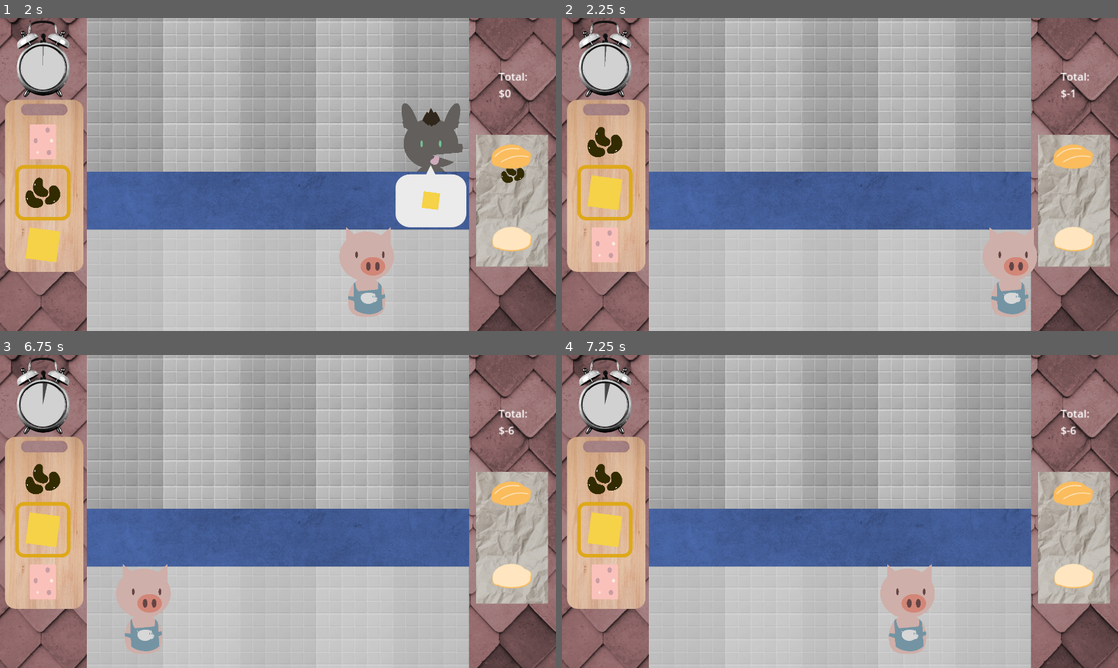
Above: before the commit, frames 1-4 (two rows, left to right).
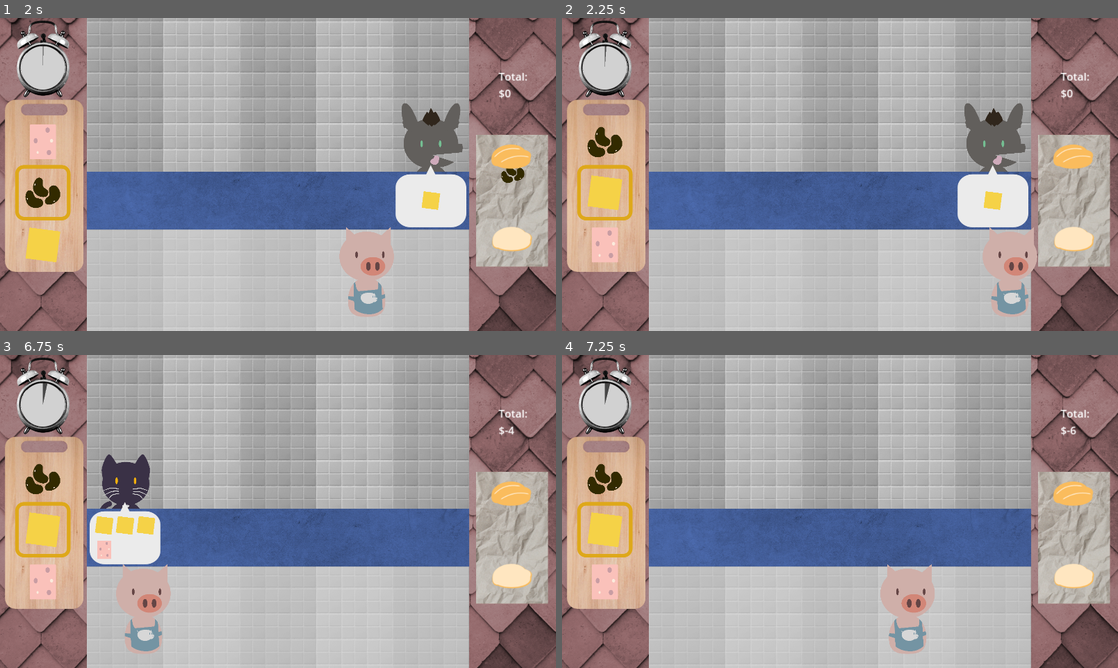
Above: after the commit, the same moments.

Repository: supersweet-dev/dos-de-milanesa
Game: Godot game, scene res://scenes/screens/main_menu.tscn
Same seed, same stepped clock (60 frames per second), same inputs: the game is played once before the commit and once after it.
Inputs:
- Up to frame 1 (2 s): click "ABRIR EL CHANGARRO" at 0.5 s; tap Enter at 1.25 s; hold Right (move_right) from 1.28 s (still down); tap Space (ingredients_add) at 1.35 s
- Up to frame 2 (2.25 s): release Right (move_right) at 2.03 s; hold S (ingredients_down) from 2.03 s (still down); tap Up (serve_order) at 2.1 s
- Up to frame 3 (6.75 s): release S (ingredients_down) at 2.78 s; hold Right (move_right) 2.78-3.53 s; tap Space (ingredients_add) at 2.85, 3.5, 4.35, 5.75, 5.85 s; hold W (ingredients_up) 3.53-4.28 s; tap Up (serve_order) at 3.6, 5.1, 6.6 s; tap Enter at 4.25 s; hold Left (move_left) 4.28-5.78 s; hold S (ingredients_down) 5.78-6.53 s; hold Right (move_right) from 6.53 s (still down)
- Up to frame 4 (7.25 s): keep holding Right (move_right)

Frame 1 is identical in both runs. In frame 2, 3.8% of the frame differs, in the area x 71-93%, y 22-67%; in frame 3, 3.3%; in frame 4, nothing differs.

Commit message:
Clients shake on incorrect order and hop on correct order.

Diff:
--- a/scripts/queue-system.gd
+++ b/scripts/queue-system.gd
@@ -35,6 +35,7 @@
 var timer_shake_intensity: float = Globals.TIMER_SHAKE_HURRY
 var queues: Dictionary = {}
 var lane_nodes: Dictionary = {}
+var locked_lanes := {}
 var timeout_timer: Timer
 func _build_client_pool():
 	client_pool.clear()
@@ -74,17 +75,61 @@
 	GameData.final_score = score
 	get_tree().change_scene_to_file("res://scenes/screens/score.tscn")
 
+func client_delivery_animation(client: Node2D, order_score: int) -> void:
+	var tween = create_tween()
+	tween.set_ease(Tween.EASE_IN_OUT)
+	tween.set_trans(Tween.TRANS_SINE)
+
+	var original_position = client.position
+
+	if order_score > 0:
+		# Hop animation (vertical bounce)
+		var hop_height = 20.0
+		var hop_time = 0.15
+
+		tween.tween_property(client, "position:y", original_position.y - hop_height, hop_time)
+		tween.tween_property(client, "position:y", original_position.y, hop_time)
+	else:
+		# Shake animation (horizontal wiggle)
+		var shake_amount = 10.0
+		var shake_time = 0.05
+
+		tween.tween_property(client, "position:x", original_position.x - shake_amount, shake_time)
+		tween.tween_property(client, "position:x", original_position.x + shake_amount, shake_time)
+		tween.tween_property(client, "position:x", original_position.x, shake_time)
+
+	await tween.finished
+
 func _on_torta_submitted(torta: Array):
 	var closest_lane = _get_closest_lane(player.position.x)
+	if locked_lanes.has(closest_lane):
+		return # Lane is locked, do not proceed
+
+	locked_lanes[closest_lane] = true
+
+	var unlock = func(): locked_lanes.erase(closest_lane)
+
 	if queues[closest_lane].size() > 0:
 		var front_client = queues[closest_lane][0]
 		var expected_order = front_client.order
-		score += front_client.order_checker.call(expected_order, torta, front_client.tip_amount)
+
+		var order_score = 0
+		if is_instance_valid(front_client):
+			order_score = front_client.order_checker.call(expected_order, torta, front_client.tip_amount)
+			score += order_score
+			# Animate only if still valid
+			if is_instance_valid(front_client):
+				await client_delivery_animation(front_client, order_score)
+
 		_update_score_display(score)
-		dismiss_client_from_lane(closest_lane, 0)
+
+		# Dismiss only if still in queue
+		if is_instance_valid(front_client) and queues[closest_lane].has(front_client):
+			dismiss_client_from_lane(closest_lane, 0)
 	else:
 		_apply_penalty(torta)
 
+	unlock.call()
 func _on_torta_trashed(torta: Array):
 	_apply_penalty(torta)
 
